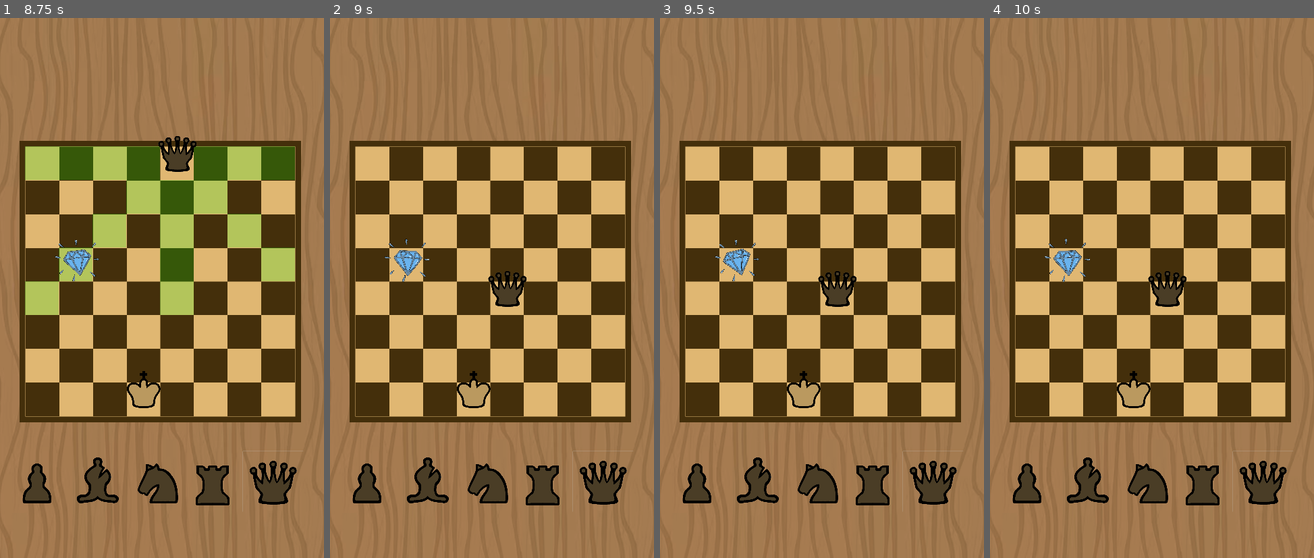
Above: before the commit, frames 1-4 (left to right).
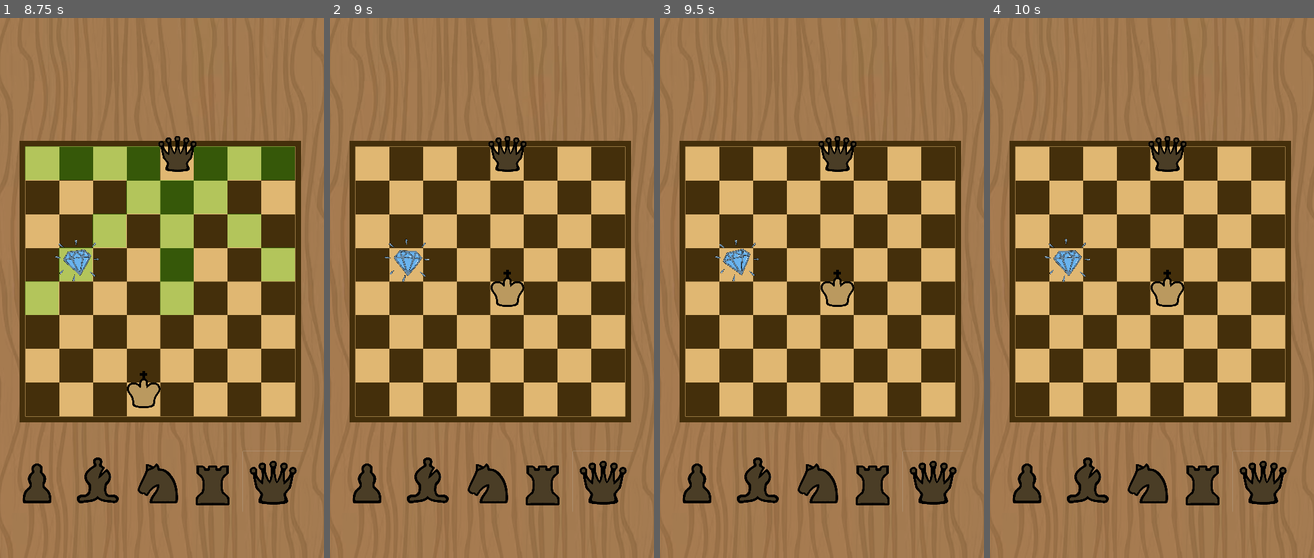
Above: after the commit, the same moments.

Repository: mljkvc/Blokejd-GameJam
Game: Godot game, scene res://scenes/Main.tscn
Two runs of this game, one before a commit and one after it. Both use one fixed random seed, a clock stepped at 60 frames per second and the inputs below.
Inputs (mouse positions are in pixels of both pictures, inside the frame that each line leads up to):
- Up to frame 1 (8.75 s): click "Create Lobby" at 0.5 s; click "Join Lobby" at 1.25 s; click (84, 498) at 2 s; click (35, 482) at 2.75 s; click (97, 482) at 3.5 s; click (158, 482) at 4.25 s; click (213, 482) at 5 s; click (272, 482) at 5.75 s; move the mouse to (145, 396) at 6.52 s; hold W (move_up) 6.53-8.03 s; click (145, 396) at 6.67 s; move the mouse to (259, 369) at 7.27 s; move the mouse to (64, 207) at 8.02 s; hold A (move_left) from 8.03 s (still down)
- Up to frame 2 (9 s): keep holding A (move_left); tap Enter at 8.75 s; move the mouse to (508, 288) at 8.77 s; click (508, 288) at 8.92 s
- Up to frame 3 (9.5 s): keep holding A (move_left)
- Up to frame 4 (10 s): move the mouse to (1103, 153) at 9.52 s; release A (move_left) at 9.53 s; hold S (move_down) from 9.53 s (still down)

Frame 1 is identical in both runs. In frame 2, 1.4% of the frame differs, in the area x 39-61%, y 21-73%; in frame 3, 1.4%; in frame 4, 1.4%.
Error in both runs: Out of bounds get index '0' (on base: 'PackedStringArray') (res://scripts/main_menu.gd:17)

Commit message:
Slight changes

Diff:
--- a/scripts/multiplayer.gd
+++ b/scripts/multiplayer.gd
@@ -107,6 +107,7 @@
 		player1_lied = false
 
 	rpc("sync_game_state", current_turn, player1_pos, player2_pos, player1_score, player2_score, treasure_pos, player1_lied, player2_lied, player1_prev_pos, player2_prev_pos, player1_eaten_in_last, player2_eaten_in_last)
+	refresh.emit()
 
 	var multiplier = 1
 	# Kin  pawn  Knight  Bishop  Rook Queen
@@ -120,7 +121,7 @@
 		treasure_pos = chess_positions[randi() % 64]
 
 	rpc("sync_game_state", current_turn, player1_pos, player2_pos, player1_score, player2_score, treasure_pos, player1_lied, player2_lied, player1_prev_pos, player2_prev_pos, player1_eaten_in_last, player2_eaten_in_last)
-
+	refresh.emit()
 
 	if player1_pos == player2_pos:
 		if player_id == 1:
@@ -134,7 +135,7 @@
 
 	current_turn = 3 - current_turn
 	rpc("sync_game_state", current_turn, player1_pos, player2_pos, player1_score, player2_score, treasure_pos, player1_lied, player2_lied, player1_prev_pos, player2_prev_pos, player1_eaten_in_last, player2_eaten_in_last)
-
+	refresh.emit()
 
 @rpc("any_peer")
 func challenge_move(player_id):
